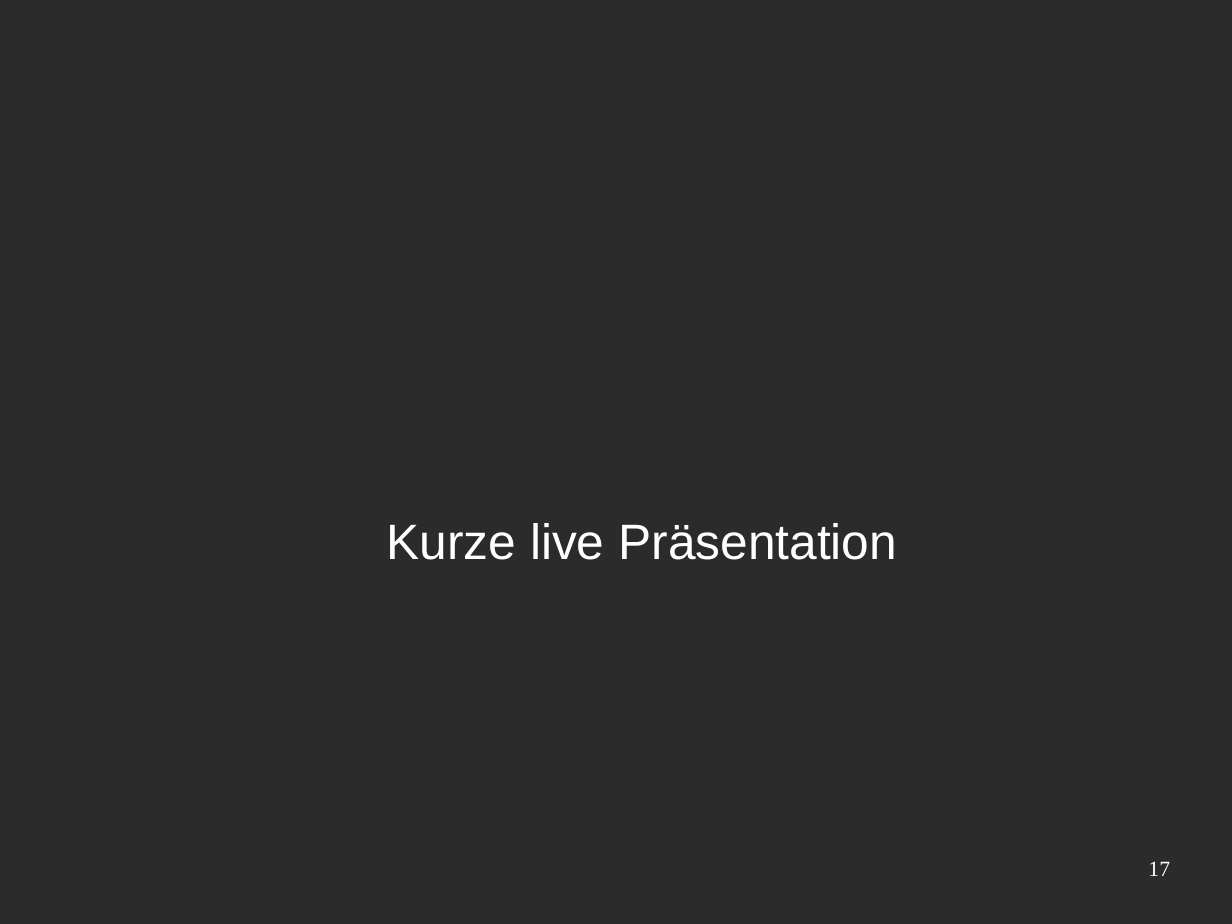
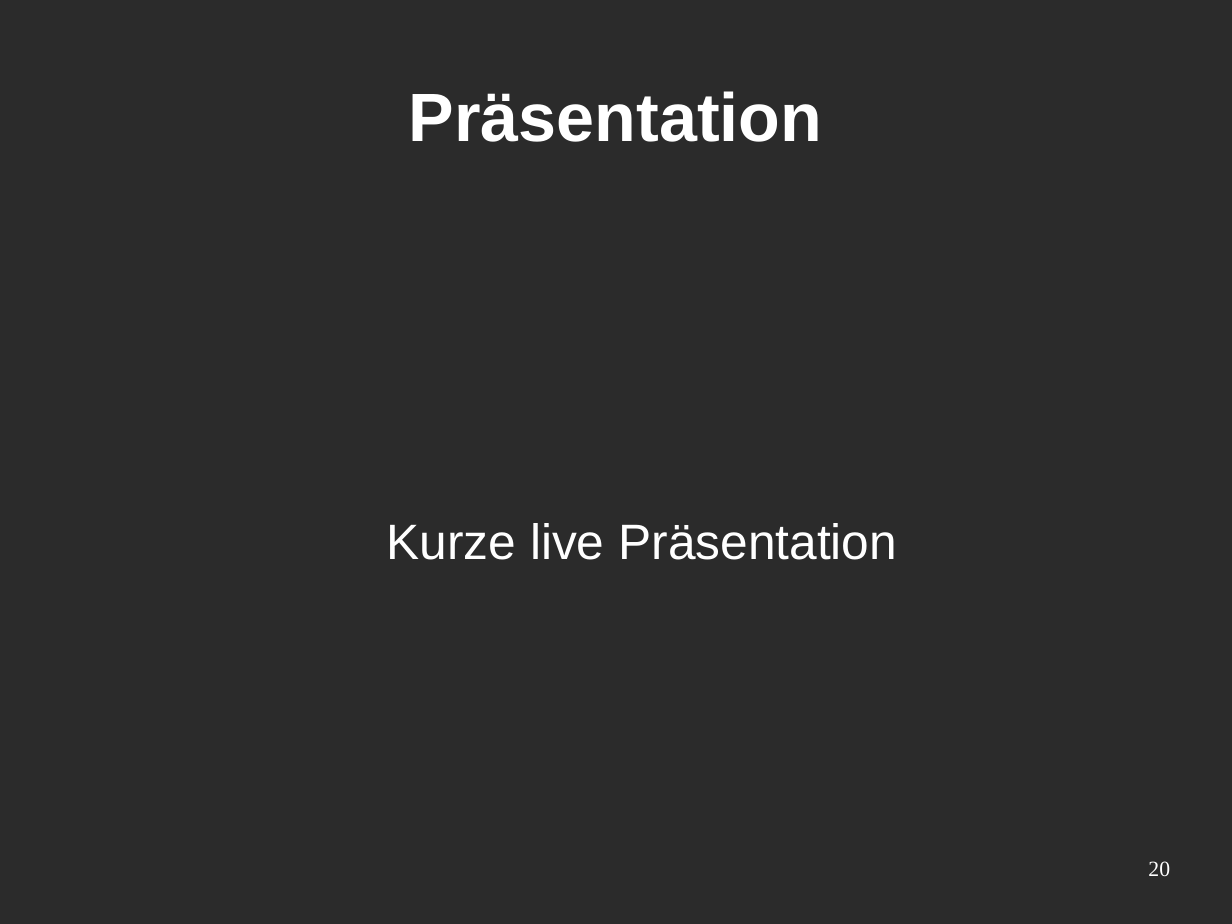
Before and after one commit to holycrab13/TactileGame, a slide deck: slide 20 of präsentation.odp (slide 17 before the commit). Drawn at 1232x924 pixels with LibreOffice and Linux fonts; fonts in the diff are those of the drawing; background and template pictures are left out; a plain dark background stands for a picture behind light text. Boxes give left, top, right and bottom in pixels: in the first picture for what was removed or moved away, otherwise in the second. Text is boxed around its words. In the diff, an @@ line names an element or a change of style, - is before the commit and + after.

```diff
--- a/präsentation.odp
+++ b/präsentation.odp
@@ title added at [409, 91, 822, 142], 44 pt, text #FFFFFF, bold @@
+Präsentation
@@ page number at [1148, 861, 1170, 876]: text changed @@
-17
+20
```
Also in this commit, not shown: 6 other slides changed, 4 slides added, 1 slide removed, 1 other file.
